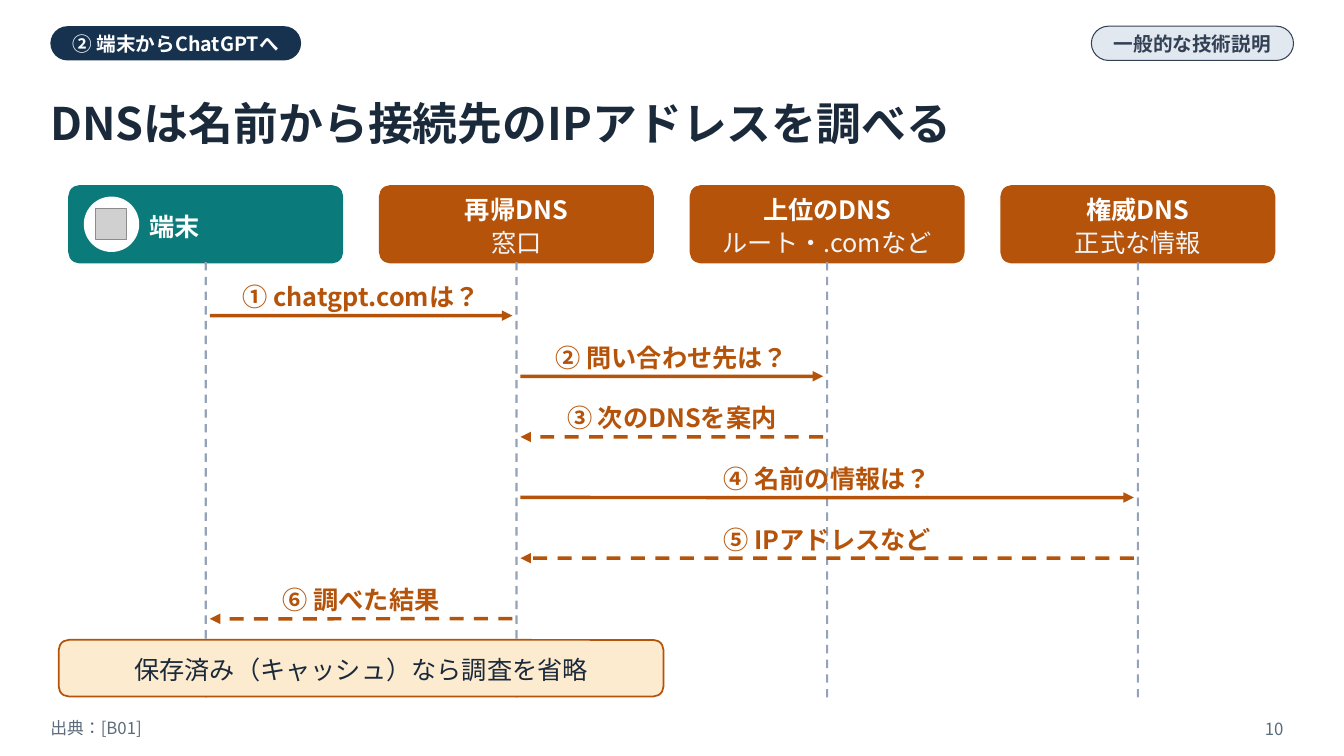
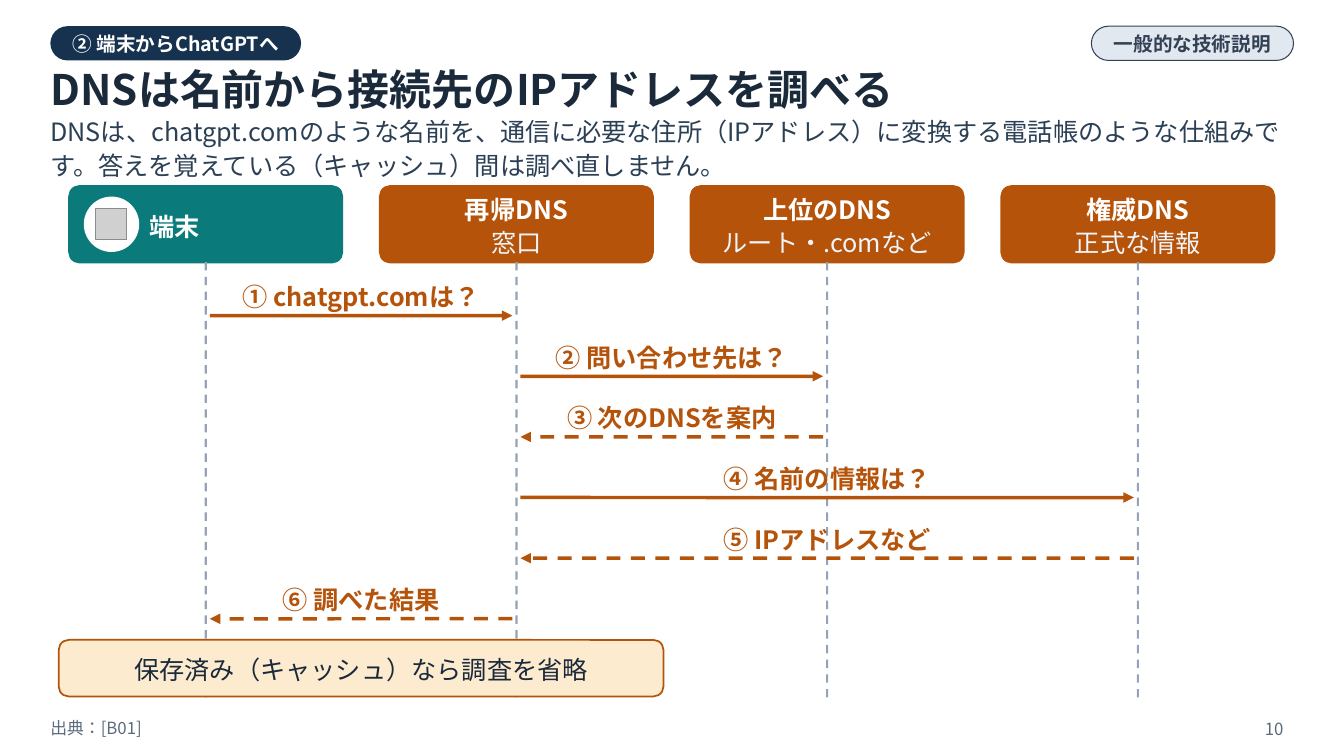
Before and after one commit to koyoy1016-gif/koyo1016, a slide deck: slide 10 of ai-infrastructure-hpe-study-deck.pptx. Drawn at 1344x756 pixels with LibreOffice and Linux fonts; fonts in the diff are those of the drawing; grey boxes stand for pictures. Boxes give left, top, right and bottom in pixels: in the first picture for what was removed or moved away, otherwise in the second. Text is boxed around its words. In the diff, an @@ line names an element or a change of style, - is before the commit and + after.

```diff
--- a/ai-infrastructure-hpe-study-deck.pptx
+++ b/ai-infrastructure-hpe-study-deck.pptx
@@ text "DNSは名前から接続先のIPアドレスを調べる" at [50,69,893,109]: size 32 to 30 pt; line spacing 40pt to 38pt @@
@@ text added at [50,119,1280,178], 18 pt, text #2B3F55 @@
+DNSは、chatgpt.comのような名前を、通信に必要な住所（IPアドレス）に変換する電話帳のような仕組みです。答えを覚えている（キャッシュ）間は調べ直しません。
```
Also in this commit, not shown: 90 other slides changed, 17 other files.
